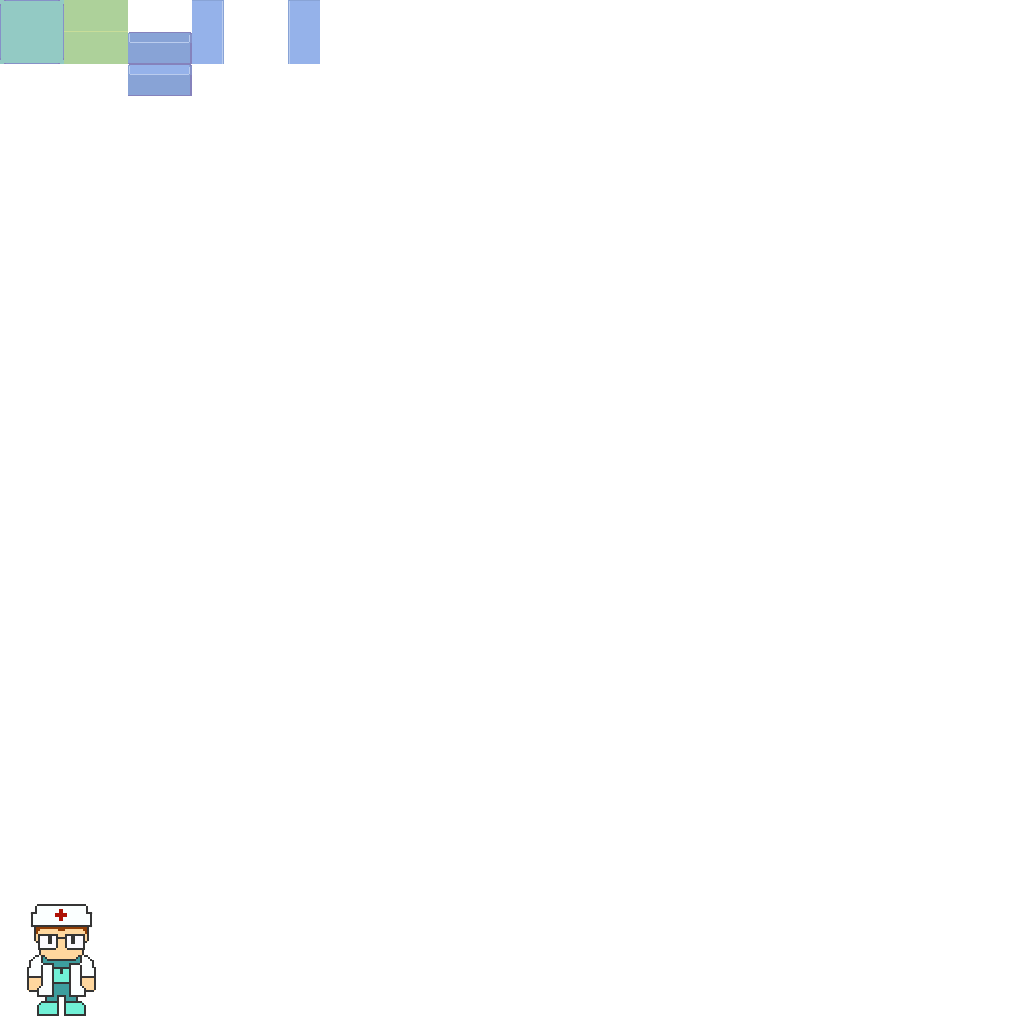
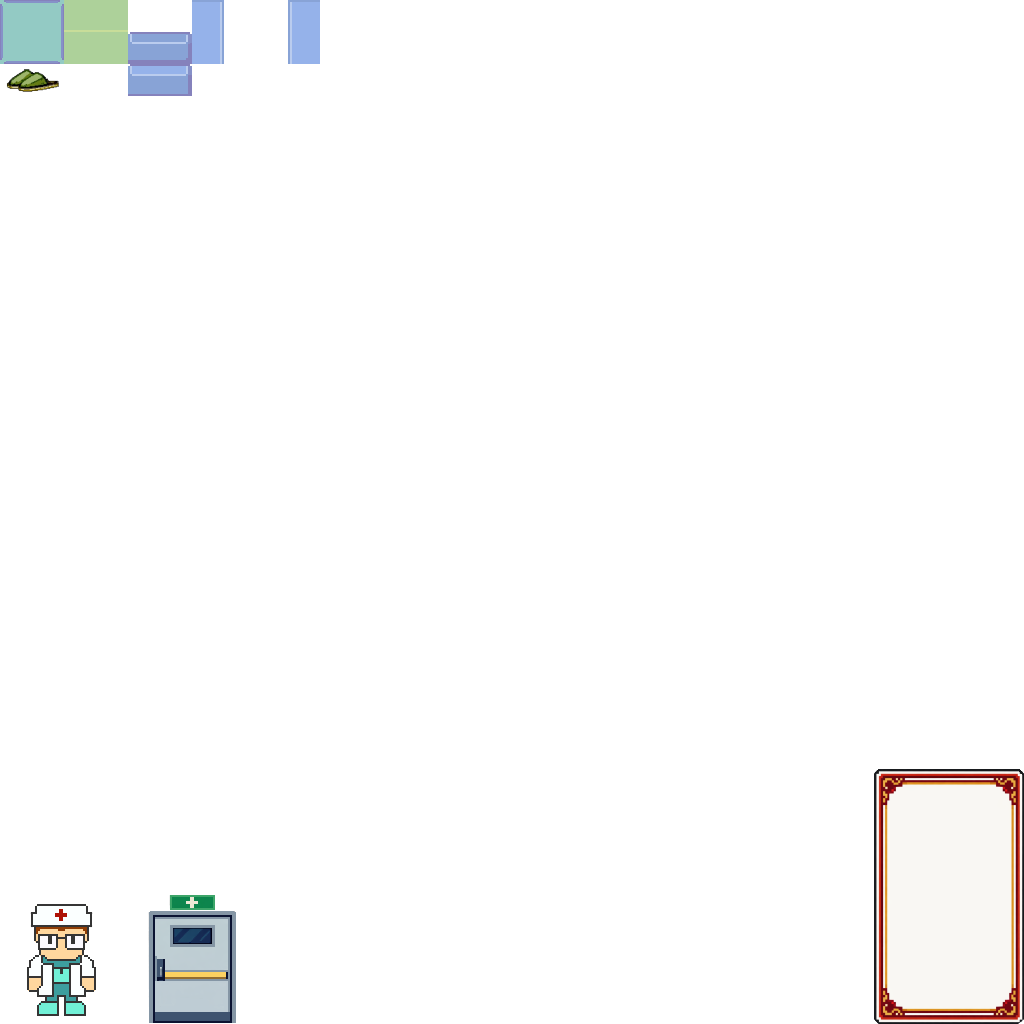
Layered file, before and after one edit (1024px x 1024px). Changes by layer:
added layer "Слой 9" above "Слой 8" over [148, 895, 236, 1023]
added layer "Слой 8" above "Слой 10" over [6, 69, 59, 92]
added layer "Слой 10" above "Слой 7" over [874, 769, 1024, 1024]
painted on "Слой 6" over [0, 0, 320, 64]
painted on "Слой 5" over [192, 1, 292, 64]
painted on "Слой 4" over [128, 61, 223, 95]
painted on "Слой 3" over [128, 32, 192, 66]
painted on "Слой 2" over [64, 30, 128, 31]
